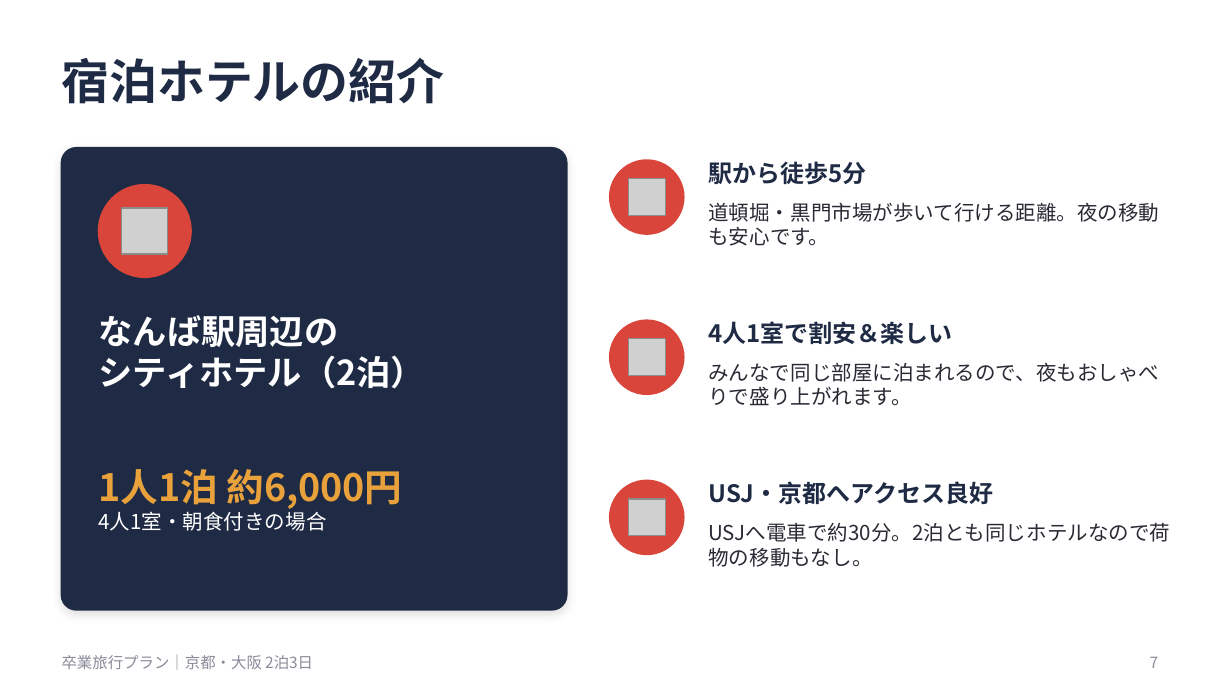
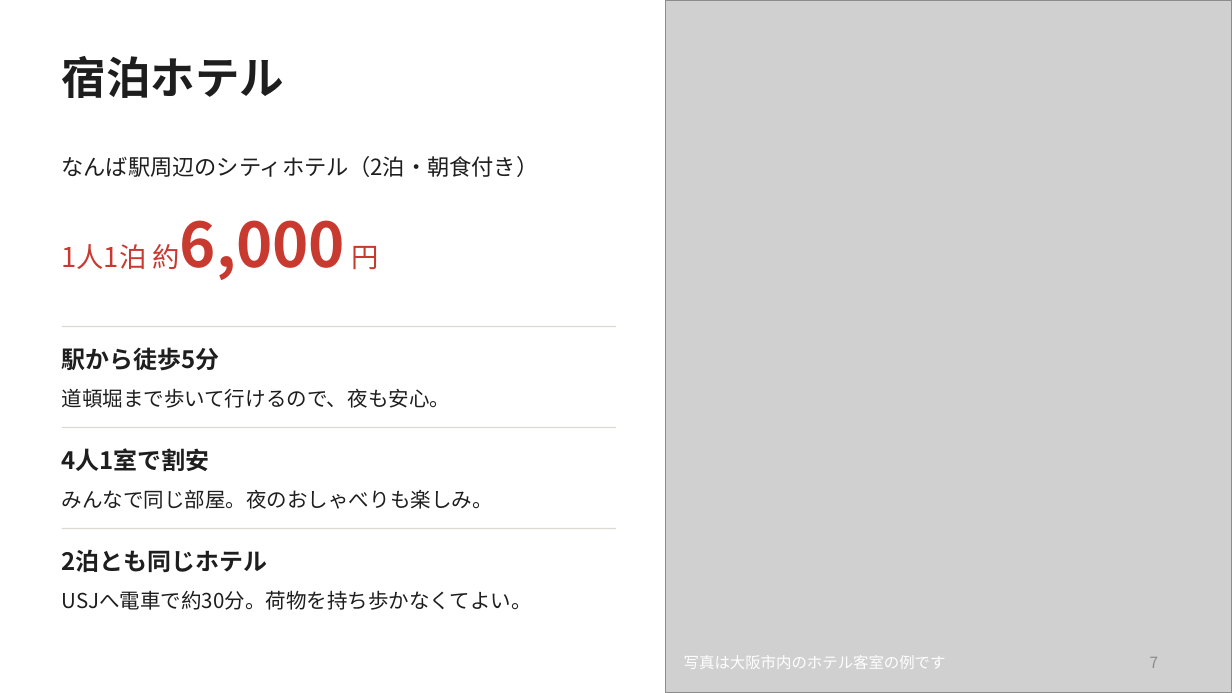
Before and after one commit to devnull0316/devnull-studio, a slide deck: slide 7 of 卒業旅行課題/卒業旅行プラン.pptx. Drawn at 1232x693 pixels with LibreOffice and Linux fonts; fonts in the diff are those of the drawing; grey boxes stand for pictures. Boxes give left, top, right and bottom in pixels: in the first picture for what was removed or moved away, otherwise in the second. Text is boxed around its words. In the diff, an @@ line names an element or a change of style, - is before the commit and + after.

```diff
--- a/卒業旅行課題/卒業旅行プラン.pptx
+++ b/卒業旅行課題/卒業旅行プラン.pptx
@@ picture added at [665,0,1232,692] @@
@@ text at [62,56,284,98]: text changed; size 28 to 26 pt; text colour #1F2A44 to #1E1E1E @@
-宿泊ホテルの紹介
+宿泊ホテル
@@ rounded rectangle removed at [62,148,567,610] @@
@@ text at [62,156,539,177]: text changed; size 20 to 13 pt; text colour #FFFFFF to #1E1E1E; bold off @@
-なんば駅周辺の
-シティホテル（2泊）
+なんば駅周辺のシティホテル（2泊・朝食付き）
@@ ellipse removed at [610,160,684,234] @@
@@ picture removed at [628,179,665,216] @@
@@ ellipse removed at [99,185,191,277] @@
@@ picture removed at [122,208,169,255] @@
@@ text added at [180,220,378,280], 16 pt, text #C8392F @@
+1人1泊 約6,000 円
@@ line added from (62, 326) to (616, 326), #DDDAD5 0.75 pt @@
@@ ellipse removed at [610,320,684,394] @@
@@ text "駅から徒歩5分": place and size @@
-text "駅から徒歩5分" at [708,161,866,185]
+text "駅から徒歩5分" at [62,347,220,371]
@@ text "駅から徒歩5分" at [62,347,220,371]: text colour #1F2A44 to #1E1E1E @@
@@ picture removed at [628,339,665,376] @@
@@ text added at [62,388,451,408], 12 pt, text #1E1E1E @@
+道頓堀まで歩いて行けるので、夜も安心。
@@ text removed at [708,363,1159,406] @@
-みんなで同じ部屋に泊まれるので、夜もおしゃべりで盛り上がれます。
@@ line added from (62, 428) to (616, 428), #DDDAD5 0.75 pt @@
@@ text added at [62,448,210,471], 14 pt, text #1E1E1E, bold @@
+4人1室で割安
@@ text "みんなで同じ部屋。夜のおしゃべりも楽しみ。" at [62,490,493,509]: vertical alignment top to middle @@
@@ text removed at [99,469,403,531] @@
-1人1泊 約6,000円
-4人1室・朝食付きの場合
@@ text at [62,490,493,509]: text changed; text colour #2A2A35 to #1E1E1E @@
-道頓堀・黒門市場が歩いて行ける距離。夜の移動も安心です。
+みんなで同じ部屋。夜のおしゃべりも楽しみ。
@@ ellipse removed at [610,480,684,554] @@
@@ picture removed at [628,499,665,536] @@
@@ text removed at [708,481,993,505] @@
-USJ・京都へアクセス良好
@@ line added from (62, 529) to (616, 529), #DDDAD5 0.75 pt @@
@@ text removed at [708,522,1170,567] @@
-USJへ電車で約30分。2泊とも同じホテルなので荷物の移動もなし。
@@ text added at [62,549,268,572], 14 pt, text #1E1E1E, bold @@
+2泊とも同じホテル
@@ text at [62,590,532,610]: text changed; size 14 to 12 pt; text colour #1F2A44 to #1E1E1E; bold off @@
-4人1室で割安＆楽しい
+USJへ電車で約30分。荷物を持ち歩かなくてよい。
@@ text removed at [62,655,313,669] @@
-卒業旅行プラン｜京都・大阪 2泊3日
@@ text added at [684,655,946,669], 9 pt, text #FFFFFF @@
+写真は大阪市内のホテル客室の例です
@@ page number at [1150,657,1159,668]: text colour #8A8A99 to #8C8C8C @@
```
Also in this commit, not shown: 7 other slides changed, 2 slides added, 1 slide removed, 1 other file.
